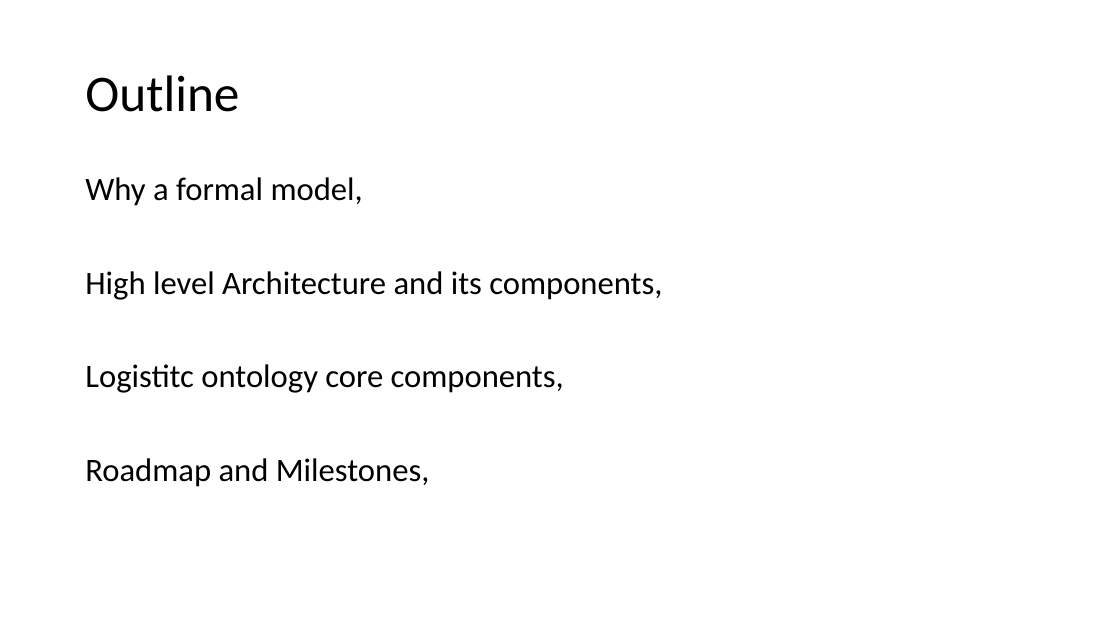
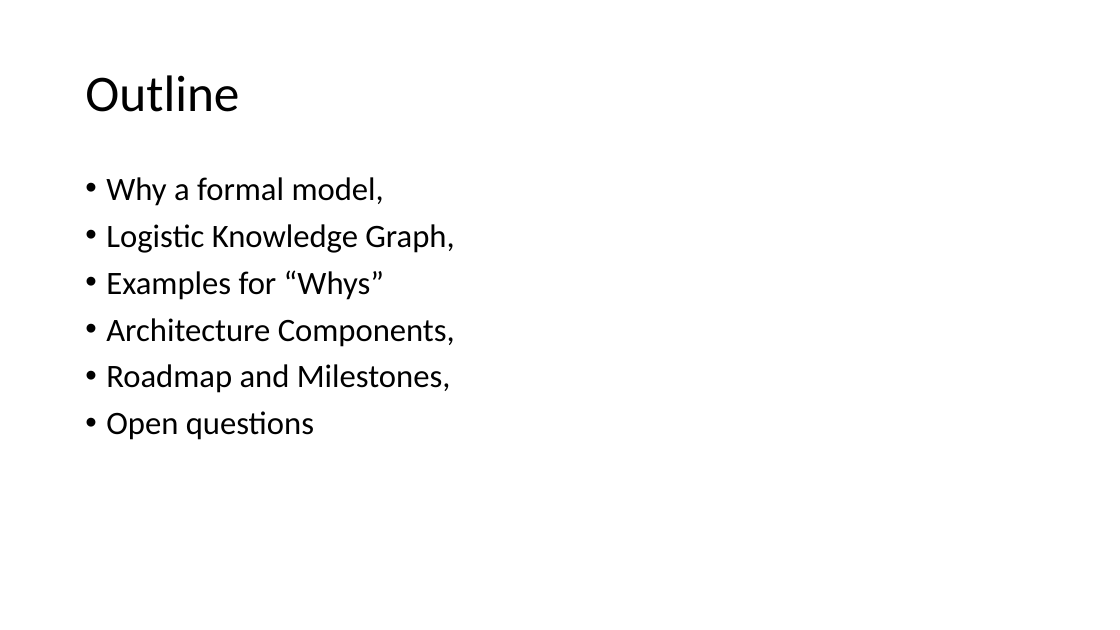
Before and after one commit to federatedplatforms/FEDeRATED-Semantic-Model, a slide deck: slide 2 of Presentation/Logistic_KnowledgeGraph.pptx. Drawn at 1120x630 pixels with LibreOffice and Linux fonts; fonts in the diff are those of the drawing. Boxes give left, top, right and bottom in pixels: in the first picture for what was removed or moved away, otherwise in the second. Text is boxed around its words. In the diff, an @@ line names an element or a change of style, - is before the commit and + after.

```diff
--- a/Presentation/Logistic_KnowledgeGraph.pptx
+++ b/Presentation/Logistic_KnowledgeGraph.pptx
@@ text at <box>106,177,451,393</box>: bullet none to • @@
@@ text at <box>106,224,455,347</box>: text changed @@
-High level Architecture and its components,
-Logistitc ontology core components,
+• Logistic Knowledge Graph,
+• Examples for “Whys”
+• Architecture Components,
@@ text at <box>106,411,314,440</box>: paragraph added @@
+• Open questions
```
Also in this commit, not shown: 9 other slides changed, 9 slides added, 4 slides removed.
